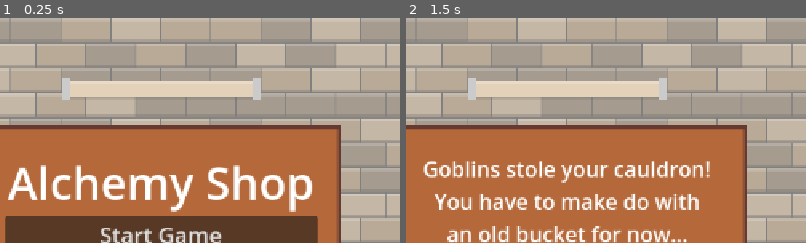
Above: before the commit, frames 1-2 (left to right).
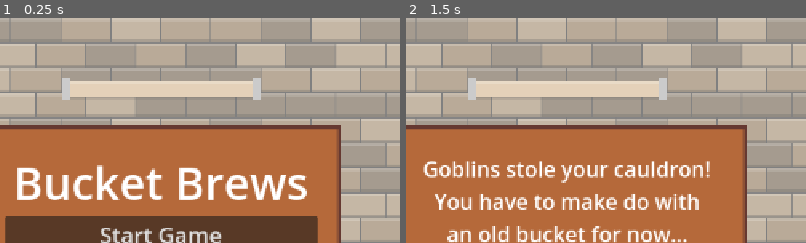
Above: after the commit, the same moments.

Repository: ivocoumans/JameGam52
Game: Godot game, scene res://scenes/title.tscn
Two runs of this game, one before a commit and one after it. Both use one fixed random seed, a clock stepped at 60 frames per second and the inputs below.
Inputs:
- Up to frame 1 (0.25 s): no input
- Up to frame 2 (1.5 s): click "Start Game" at 0.5 s; click "Start Game" at 1.25 s
The pictures show only the part of the screen within x 30-80%, y 0-50%; the shares and areas given below are measured in that part.

The runs differ from the first frame. In frame 1, 6.7% of the frame differs, in the area x 2-79%, y 65-87%; in frame 2, nothing differs.

Commit message:
promotional, credits

Diff:
--- a/project.godot
+++ b/project.godot
@@ -10,8 +10,8 @@
 
 [application]
 
-config/name="JameGam52"
-config/description="My submission for Jame Gam 52, with theme \"Fantasy\" and special object \"Bucket\"."
+config/name="Bucket Brews"
+config/description="My submission for Jame Gam 52, with theme \"Fantasy\" and special object \"Bucket\". You are an alchemy shop owner, and your cauldron was stolen, so you'll have to make do with a bucket for now!"
 config/version="1.0.0"
 run/main_scene="uid://cl3snh3aqh7v4"
 config/features=PackedStringArray("4.4", "GL Compatibility")
--- a/scenes/title.tscn
+++ b/scenes/title.tscn
@@ -59,7 +59,7 @@
 [node name="Label" type="Label" parent="UI/ElementsCenter/VBoxContainer"]
 layout_mode = 2
 theme_override_font_sizes/font_size = 72
-text = "Alchemy Shop"
+text = "Bucket Brews"
 horizontal_alignment = 1
 
 [node name="ButtonStart" type="Button" parent="UI/ElementsCenter/VBoxContainer"]
--- a/systems/audio.gd
+++ b/systems/audio.gd
@@ -94,24 +94,24 @@
 
 
 func play_sfx_ingredient() -> void:
-	_play_sfx("ingredient", 0.0, 0.2)
+	_play_sfx("ingredient", -10.0, 0.2)
 
 
 func play_sfx_finish() -> void:
-	_play_sfx("finish", -3.0, 0.3)
+	_play_sfx("finish", -15.0, 0.3)
 
 
 func play_sfx_retry() -> void:
-	_play_sfx("retry", -5.0, 0.3)
+	_play_sfx("retry", -15.0, 0.3)
 
 
 func play_sfx_gold() -> void:
 	await get_tree().create_timer(0.2).timeout
-	_play_sfx("gold", -9.0, 0.015)
+	_play_sfx("gold", -21.0, 0.015)
 
 
 func play_sfx_round_end(good: bool = true) -> void:
-	_play_sfx("round_end_good" if good else "round_end_bad", 0.0, 0.0)
+	_play_sfx("round_end_good" if good else "round_end_bad", -10.0, 0.0)
 
 
 func _get_available_sfx_player() -> AudioStreamPlayer:
@@ -143,7 +143,7 @@
 
 
 func play_bgm_main() -> void:
-	_play_bgm("gameplay", false, 0.0)
+	_play_bgm("gameplay", false, -10.0)
 
 
 func stop_music(fade_out: bool = true):
Not shown, added: credits.txt
Binary file added: promotional/1.png
Not shown, added: promotional/1.png.import
Binary file added: promotional/2.png
Not shown, added: promotional/2.png.import
Binary file added: promotional/3.png
Not shown, added: promotional/3.png.import
Binary file added: promotional/4.png
Not shown, added: promotional/4.png.import
Binary file added: promotional/5.png
Not shown, added: promotional/5.png.import
Binary file added: promotional/6.png
(and 3 more such lines)
